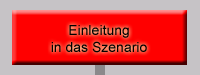
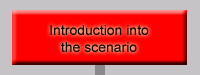
Revision of a layered 200×75 image; what changed, layer by layer:
renamed "Einleitung in das Szenario" to "Introduction into the scenario", painted on it over [50,25,149,53]
